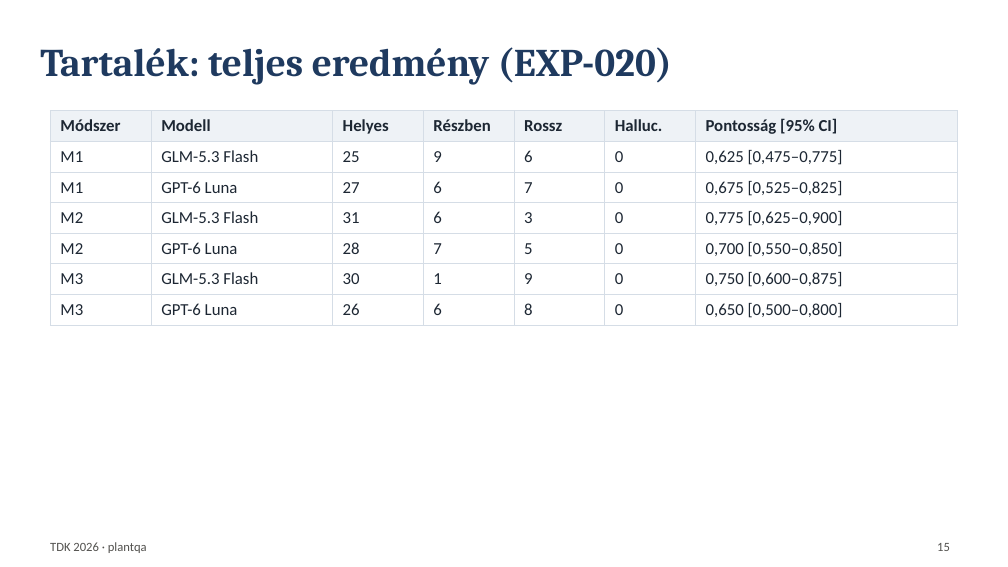
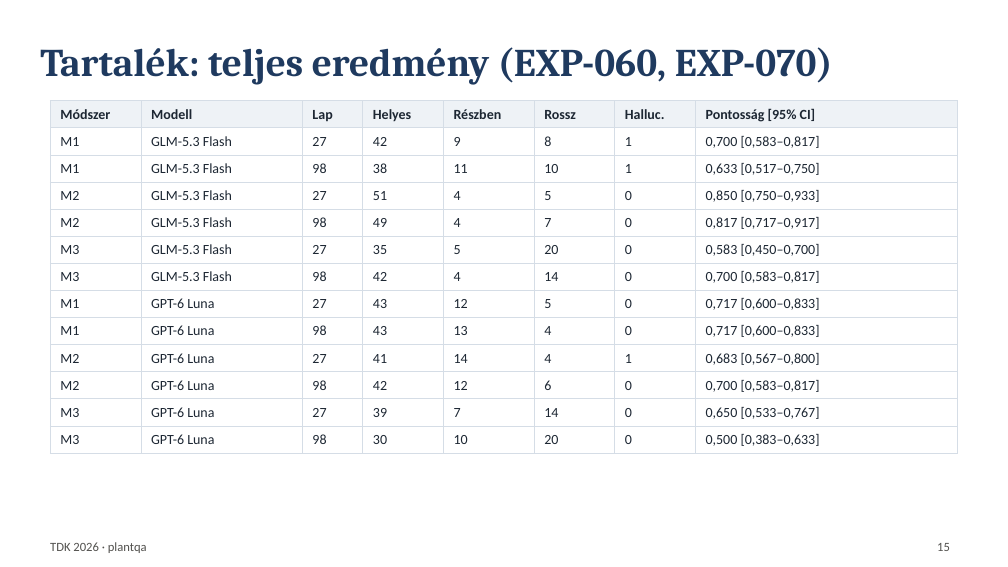
Before and after one commit to Pifu69/plantqa, a slide deck: slide 15 of eloadas/eloadas.pptx. Drawn at 1008x567 pixels with LibreOffice and Linux fonts; fonts in the diff are those of the drawing. Boxes give left, top, right and bottom in pixels: in the first picture for what was removed or moved away, otherwise in the second. Text is boxed around its words. In the diff, an @@ line names an element or a change of style, - is before the commit and + after.

Commit message:
Slides on the two large plants (accuracy and cost per question at 27 and 98 sheets, multi-datasheet questions, full table), PDF re-rendered; pptx validated

```diff
--- a/eloadas/eloadas.pptx
+++ b/eloadas/eloadas.pptx
@@ text at (40, 47, 833, 85): text changed @@
-Tartalék: teljes eredmény (EXP-020)
+Tartalék: teljes eredmény (EXP-060, EXP-070)
@@ table at (50, 101, 958, 450) @@
-Módszer | Modell | Helyes | Részben | Rossz | Halluc. | Pontosság [95% CI]
-M1 | GLM-5.3 Flash | 25 | 9 | 6 | 0 | 0,625 [0,475–0,775]
-M1 | GPT-6 Luna | 27 | 6 | 7 | 0 | 0,675 [0,525–0,825]
-M2 | GLM-5.3 Flash | 31 | 6 | 3 | 0 | 0,775 [0,625–0,900]
-M2 | GPT-6 Luna | 28 | 7 | 5 | 0 | 0,700 [0,550–0,850]
-M3 | GLM-5.3 Flash | 30 | 1 | 9 | 0 | 0,750 [0,600–0,875]
-M3 | GPT-6 Luna | 26 | 6 | 8 | 0 | 0,650 [0,500–0,800]
+Módszer | Modell | Lap | Helyes | Részben | Rossz | Halluc. | Pontosság [95% CI]
+M1 | GLM-5.3 Flash | 27 | 42 | 9 | 8 | 1 | 0,700 [0,583–0,817]
+M1 | GLM-5.3 Flash | 98 | 38 | 11 | 10 | 1 | 0,633 [0,517–0,750]
+M2 | GLM-5.3 Flash | 27 | 51 | 4 | 5 | 0 | 0,850 [0,750–0,933]
+M2 | GLM-5.3 Flash | 98 | 49 | 4 | 7 | 0 | 0,817 [0,717–0,917]
+M3 | GLM-5.3 Flash | 27 | 35 | 5 | 20 | 0 | 0,583 [0,450–0,700]
+M3 | GLM-5.3 Flash | 98 | 42 | 4 | 14 | 0 | 0,700 [0,583–0,817]
+M1 | GPT-6 Luna | 27 | 43 | 12 | 5 | 0 | 0,717 [0,600–0,833]
+M1 | GPT-6 Luna | 98 | 43 | 13 | 4 | 0 | 0,717 [0,600–0,833]
+M2 | GPT-6 Luna | 27 | 41 | 14 | 4 | 1 | 0,683 [0,567–0,800]
+M2 | GPT-6 Luna | 98 | 42 | 12 | 6 | 0 | 0,700 [0,583–0,817]
+M3 | GPT-6 Luna | 27 | 39 | 7 | 14 | 0 | 0,650 [0,533–0,767]
+M3 | GPT-6 Luna | 98 | 30 | 10 | 20 | 0 | 0,500 [0,383–0,633]
@@ table: place and size @@
-table at (50, 111, 958, 322)
+table at (50, 101, 958, 450)
```
Also in this commit, not shown: 9 other slides changed, 3 other files.
